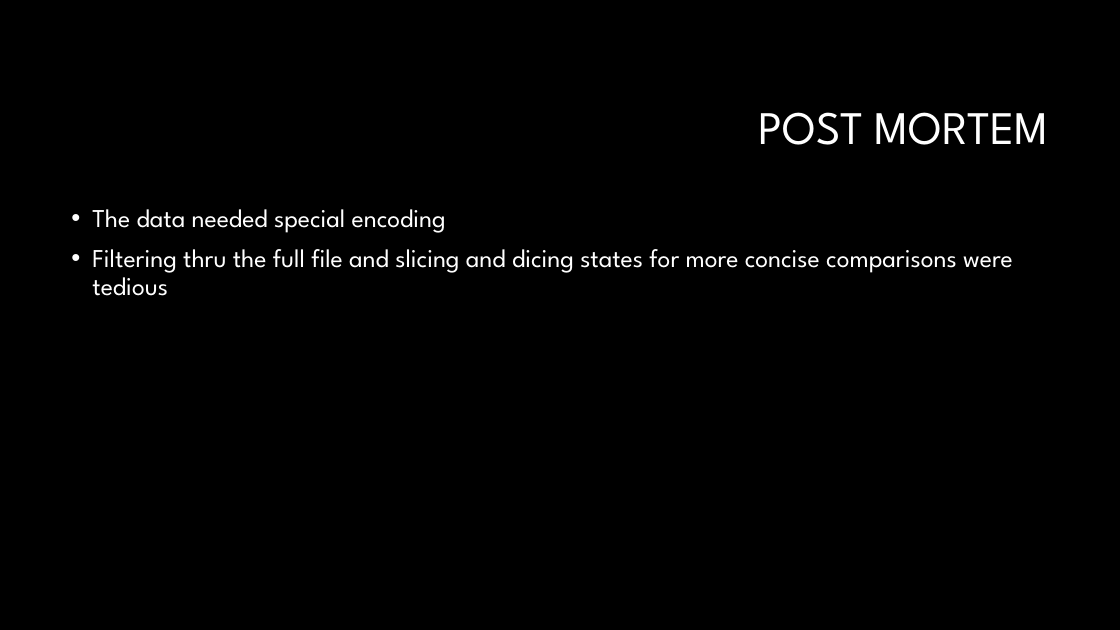
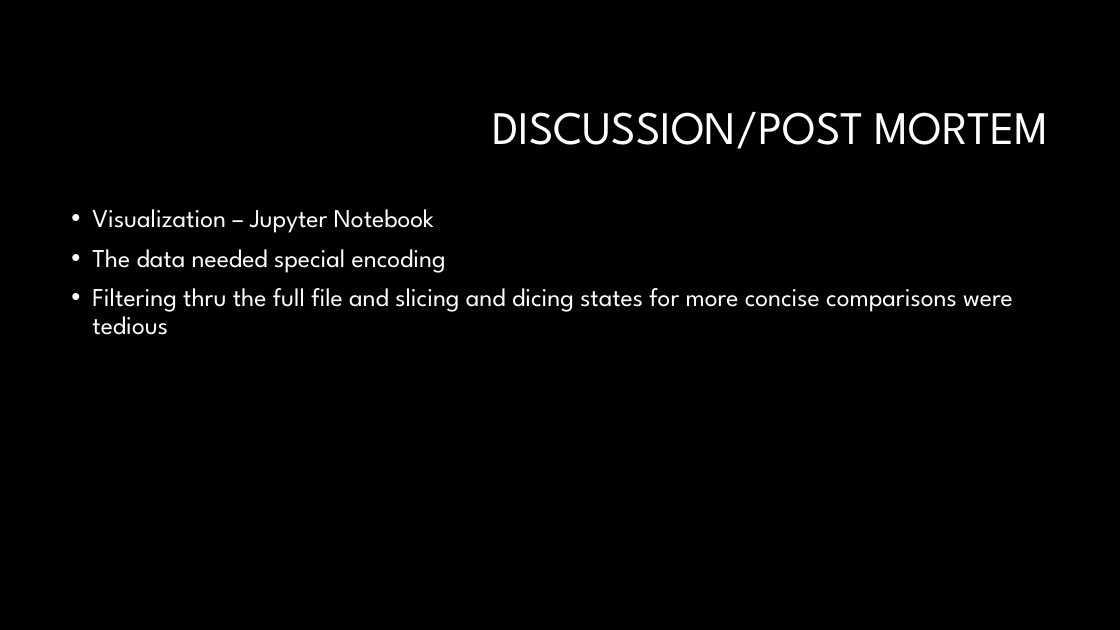
Before and after one commit to nvhabib91/project1, a slide deck: slide 11 of Presentation - Project 1.pptx (slide 12 before the commit). Drawn at 1120x630 pixels with LibreOffice and Linux fonts; fonts in the diff are those of the drawing; background and template pictures are left out. Boxes give left, top, right and bottom in pixels: in the first picture for what was removed or moved away, otherwise in the second. Text is boxed around its words. In the diff, an @@ line names an element or a change of style, - is before the commit and + after.

```diff
--- a/Presentation - Project 1.pptx
+++ b/Presentation - Project 1.pptx
@@ title at (x1=492, y1=112, x2=1049, y2=149): text changed @@
-POST MORTEM
+DISCUSSION/POST MORTEM
@@ text at (x1=92, y1=209, x2=434, y2=233): paragraph added @@
+• Visualization – Jupyter Notebook
```
Also in this commit, not shown: 7 other slides changed, 1 slide removed.
